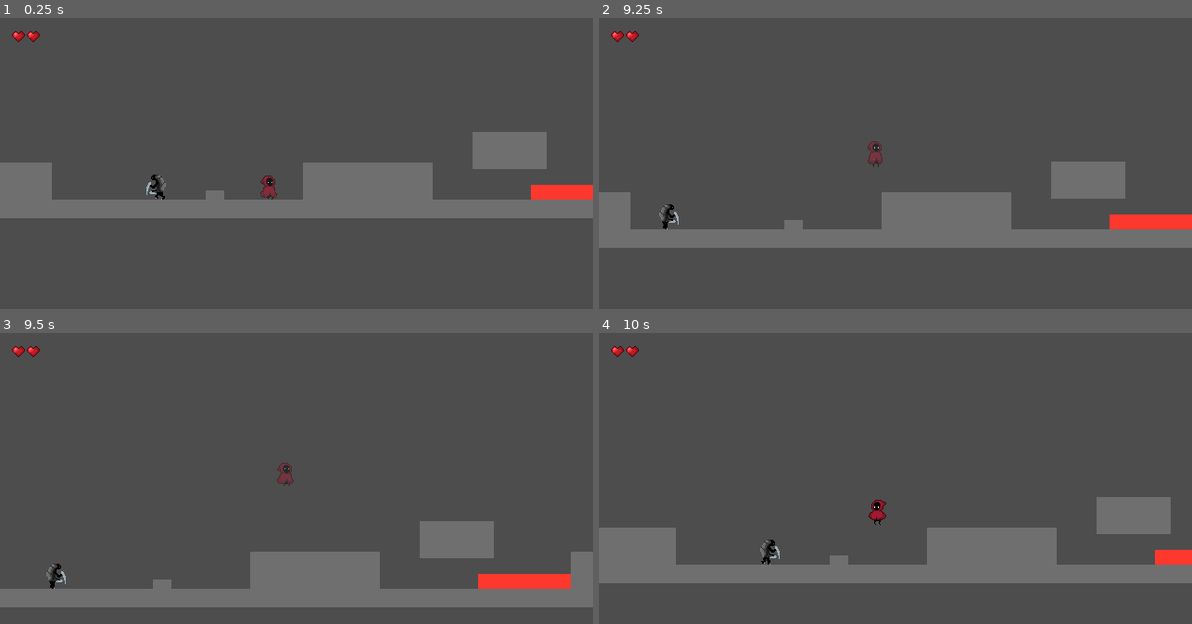
Above: before the commit, frames 1-4 (two rows, left to right).
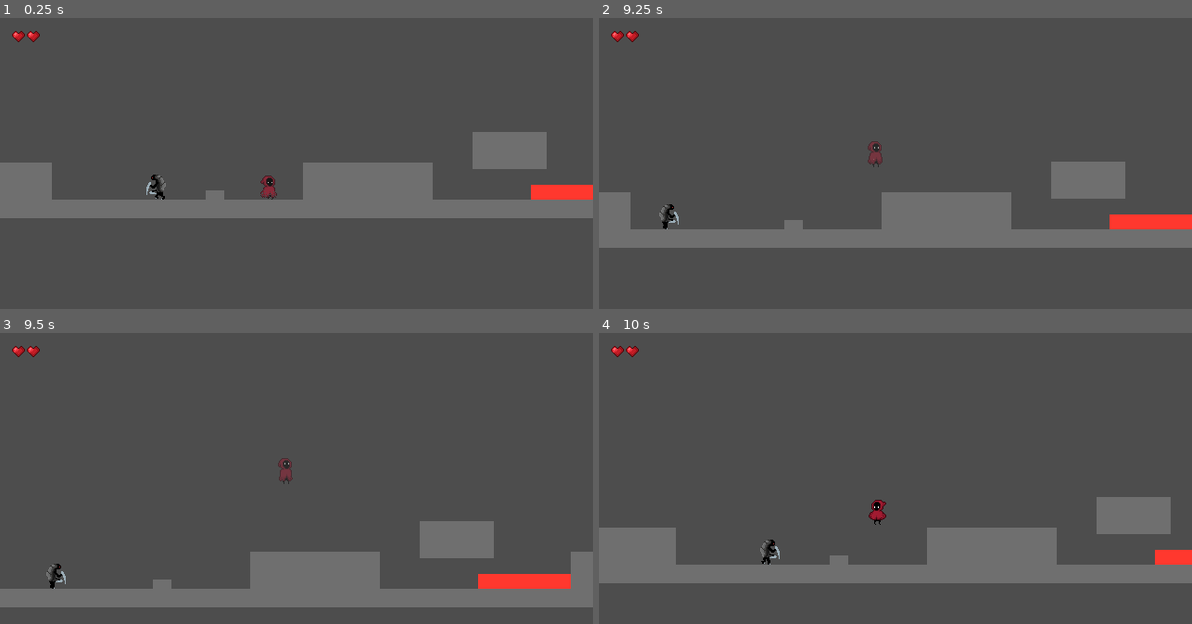
Above: after the commit, the same moments.

Repository: urboifox/platformer
Game: Godot game, scene res://scenes/game.tscn
Same seed, same stepped clock (60 frames per second), same inputs: the game is played once before the commit and once after it.
Inputs:
- Up to frame 1 (0.25 s): no input
- Up to frame 2 (9.25 s): hold Right (right) 0.53-2.03 s; tap Q (attack) at 0.6, 2.3, 2.85, 4.35, 6.6, 8.1, 9.05 s; tap Space (jump) at 0.77, 1.07, 1.52, 1.55, 1.82, 2.1, 3.02, 3.32, 3.77, 3.8, 4.07, 4.52, 4.82, 5.85, 6.02, 6.32, 6.77, 7.07, 7.52, 7.82, 8.3, 9.02 s; tap E (dash) at 0.8, 1.35, 3.05, 3.6, 5.1, 7.35, 8.85 s; hold Left (left) 2.03-2.78 s; hold Right (right) 2.78-4.28 s; hold Left (left) 4.28-5.03 s; hold Right (right) 5.03-5.78 s; hold Left (left) 5.78-7.28 s; hold Right (right) from 7.28 s (still down)
- Up to frame 3 (9.5 s): keep holding Right (right); tap Space (jump) at 9.32 s
- Up to frame 4 (10 s): release Right (right) at 9.53 s; hold Left (left) from 9.53 s (still down); tap Space (jump) at 9.6, 9.77 s; tap E (dash) at 9.8 s

Frames 1-2 are identical in both runs. In frame 3, 0.1% of the frame differs, in the area x 46-50%, y 42-53%; in frame 4, nothing differs.

Commit message:
feat: add up and down attacks and pogo jump

Diff:
--- a/project.godot
+++ b/project.godot
@@ -51,7 +51,6 @@
 jump={
 "deadzone": 0.2,
 "events": [Object(InputEventKey,"resource_local_to_scene":false,"resource_name":"","device":-1,"window_id":0,"alt_press …(191 unchanged characters)…
-, Object(InputEventKey,"resource_local_to_scene":false,"resource_name":"","device":-1,"window_id":0,"alt_pressed":false,"shift_pressed":false,"ctrl_pressed":false,"meta_pressed":false,"pressed":false,"keycode":0,"physical_keycode":87,"key_label":0,"unicode":119,"location":0,"echo":false,"script":null)
 ]
 }
 dash={
@@ -64,6 +63,18 @@
 "deadzone": 0.2,
 "events": [Object(InputEventKey,"resource_local_to_scene":false,"resource_name":"","device":-1,"window_id":0,"alt_press …(192 unchanged characters)…
 , Object(InputEventMouseButton,"resource_local_to_scene":false,"resource_name":"","device":-1,"window_id":0,"alt_presse …(244 unchanged characters)…
+]
+}
+up={
+"deadzone": 0.2,
+"events": [Object(InputEventKey,"resource_local_to_scene":false,"resource_name":"","device":-1,"window_id":0,"alt_pressed":false,"shift_pressed":false,"ctrl_pressed":false,"meta_pressed":false,"pressed":false,"keycode":0,"physical_keycode":4194320,"key_label":0,"unicode":0,"location":0,"echo":false,"script":null)
+, Object(InputEventKey,"resource_local_to_scene":false,"resource_name":"","device":-1,"window_id":0,"alt_pressed":false,"shift_pressed":false,"ctrl_pressed":false,"meta_pressed":false,"pressed":false,"keycode":0,"physical_keycode":87,"key_label":0,"unicode":119,"location":0,"echo":false,"script":null)
+]
+}
+down={
+"deadzone": 0.2,
+"events": [Object(InputEventKey,"resource_local_to_scene":false,"resource_name":"","device":-1,"window_id":0,"alt_pressed":false,"shift_pressed":false,"ctrl_pressed":false,"meta_pressed":false,"pressed":false,"keycode":0,"physical_keycode":4194322,"key_label":0,"unicode":0,"location":0,"echo":false,"script":null)
+, Object(InputEventKey,"resource_local_to_scene":false,"resource_name":"","device":-1,"window_id":0,"alt_pressed":false,"shift_pressed":false,"ctrl_pressed":false,"meta_pressed":false,"pressed":false,"keycode":0,"physical_keycode":83,"key_label":0,"unicode":115,"location":0,"echo":false,"script":null)
 ]
 }
 
--- a/scenes/hitbox/hitbox.gd
+++ b/scenes/hitbox/hitbox.gd
@@ -8,3 +8,5 @@
 		area.owner.take_damage(damage, global_position)
 		if owner.has_method("juice"):
 			owner.juice(0.06, 4.0)
+		if owner.has_method("on_attack_hit"):
+			owner.on_attack_hit()
--- a/scenes/player/player.gd
+++ b/scenes/player/player.gd
@@ -22,6 +22,7 @@
 var air_dashes: int
 var air_jumps: int
 var attack_cooldown: float = 0.0
+var pogo_ready: bool = false
 
 signal finished_level()
 signal health_changed(value: float)
@@ -58,6 +59,12 @@
 		sprite.scale.x = -1 if direction < 0.0 else 1
 
 
+func aim_attack(slash_position: Vector2, slash_rotation: float, hitbox_position: Vector2) -> void:
+	attack_sprite.position = slash_position
+	attack_sprite.rotation = slash_rotation * signf(sprite.scale.x)
+	hitbox_shape.position = hitbox_position
+
+
 func move_x(speed: float, delta: float) -> void:
 	var direction := Input.get_axis("left", "right")
 	face(direction)
@@ -92,6 +99,19 @@
 	Engine.time_scale = 0.0
 	await get_tree().create_timer(duration, true, false, true).timeout
 	Engine.time_scale = 1.0
+
+
+func on_attack_hit() -> void:
+	if pogo_ready:
+		pogo()
+
+
+func pogo() -> void:
+	pogo_ready = false
+	velocity.y = stats.pogo_force
+	air_jumps = stats.air_jumps
+	air_dashes = stats.air_dashes
+	state_machine.call_deferred("transition", "Fall")
 
 
 func take_damage(damage: float, source_position: Vector2) -> void:
--- a/scenes/player/player.tscn
+++ b/scenes/player/player.tscn
@@ -18,6 +18,8 @@
 [ext_resource type="Script" uid="uid://cyxrv0rstfvg" path="res://scenes/player/states/player_state_dash.gd" id="15_fcs02"]
 [ext_resource type="Script" uid="uid://b03qwqrqhpvl8" path="res://scenes/player/states/player_state_attack.gd" id="16_myrg7"]
 [ext_resource type="Script" uid="uid://cbe2lt0n0tlrn" path="res://scenes/player/states/player_state_land.gd" id="18_uf5tr"]
+[ext_resource type="Script" uid="uid://dvmex81yefhfh" path="res://scenes/player/states/player_state_attack_up.gd" id="19_akup1"]
+[ext_resource type="Script" uid="uid://b2sikobuffant" path="res://scenes/player/states/player_state_attack_down.gd" id="20_akdn1"]
 
 [sub_resource type="AtlasTexture" id="AtlasTexture_7obkq"]
 atlas = ExtResource("1_8afob")
@@ -660,3 +662,9 @@
 
 [node name="Land" type="Node" parent="StateMachine" unique_id=660044531]
 script = ExtResource("18_uf5tr")
+
+[node name="AttackUp" type="Node" parent="StateMachine" unique_id=660044532]
+script = ExtResource("19_akup1")
+
+[node name="AttackDown" type="Node" parent="StateMachine" unique_id=660044533]
+script = ExtResource("20_akdn1")
--- a/scenes/player/states/player_state.gd
+++ b/scenes/player/states/player_state.gd
@@ -45,3 +45,19 @@
 	if wall_side == player.last_wall_side:
 		return false
 	return true
+
+
+func try_attack() -> bool:
+	if player.attack_cooldown > 0.0:
+		return false
+	if not Input.is_action_just_pressed("attack"):
+		return false
+
+	var vertical := Input.get_axis("up", "down")
+	if vertical < 0.0:
+		state_machine.transition("AttackUp")
+	elif vertical > 0.0 and not player.is_on_floor():
+		state_machine.transition("AttackDown")
+	else:
+		state_machine.transition("Attack")
+	return true
--- a/scenes/player/states/player_state_attack.gd
+++ b/scenes/player/states/player_state_attack.gd
@@ -1,11 +1,19 @@
 extends PlayerState
+
+var anim := "attack"
+var slash_position := Vector2(12, 0)
+var slash_rotation := 0.0
+var hitbox_position := Vector2(19, 2.5)
+var pogo := false
 
 
 func enter() -> void:
 	player.attack_cooldown = player.stats.attack_cooldown
+	player.pogo_ready = pogo
 	Audio.play("attack", 1.0, 3.75)
+	player.aim_attack(slash_position, slash_rotation, hitbox_position)
 	player.attack_sprite.visible = true
-	player.sprite.play("attack", 4.0)
+	player.sprite.play(anim, 4.0)
 	player.attack_sprite.play("attack", 2.0)
 	player.hitbox_shape.disabled = false
 	await player.sprite.animation_finished
@@ -23,5 +31,6 @@
 
 
 func exit() -> void:
+	player.pogo_ready = false
 	player.hitbox_shape.disabled = true
 	player.attack_sprite.visible = false
--- /dev/null
+++ b/scenes/player/states/player_state_attack_down.gd
@@ -0,0 +1,9 @@
+extends "res://scenes/player/states/player_state_attack.gd"
+
+
+func _init() -> void:
+	anim = "attack_down"
+	slash_position = Vector2(0, 16)
+	slash_rotation = PI / 2
+	hitbox_position = Vector2(0, 24)
+	pogo = true
--- /dev/null
+++ b/scenes/player/states/player_state_attack_up.gd
@@ -0,0 +1,8 @@
+extends "res://scenes/player/states/player_state_attack.gd"
+
+
+func _init() -> void:
+	anim = "attack_up"
+	slash_position = Vector2(0, -16)
+	slash_rotation = -PI / 2
+	hitbox_position = Vector2(0, -16)
--- a/scenes/player/states/player_state_dash.gd
+++ b/scenes/player/states/player_state_dash.gd
@@ -22,7 +22,7 @@
 			return state_machine.transition(player.ground_state())
 		return state_machine.transition("Fall")
 
-	if Input.is_action_just_pressed("attack") and player.attack_cooldown <= 0.0:
-		return state_machine.transition("Attack")
+	if try_attack():
+		return
 
 	player.dash_x(player.stats.dash_speed, delta)
--- a/scenes/player/states/player_state_fall.gd
+++ b/scenes/player/states/player_state_fall.gd
@@ -4,7 +4,13 @@
 
 
 func enter() -> void:
-	player.sprite.play("fall")
+	_update_air_anim()
+
+
+func _update_air_anim() -> void:
+	var anim := "jump" if player.velocity.y < 0.0 else "fall"
+	if player.sprite.animation != anim:
+		player.sprite.play(anim)
 
 
 func exit() -> void:
@@ -25,6 +31,8 @@
 			return state_machine.transition("Land")
 		return state_machine.transition(player.land_state())
 
+	_update_air_anim()
+
 	if player.velocity.y > 400.0:
 		Audio.play_loop("falling")
 
@@ -37,7 +45,7 @@
 	if try_air_jump():
 		return state_machine.transition("Jump")
 
-	if Input.is_action_just_pressed("attack") and player.attack_cooldown <= 0.0:
-		return state_machine.transition("Attack")
+	if try_attack():
+		return
 
 	player.move_x(player.stats.speed, delta)
--- a/scenes/player/states/player_state_idle.gd
+++ b/scenes/player/states/player_state_idle.gd
@@ -13,7 +13,7 @@
 	if direction != 0.0:
 		return state_machine.transition("Run")
 
-	if Input.is_action_just_pressed("attack") and player.attack_cooldown <= 0.0:
-		return state_machine.transition("Attack")
+	if try_attack():
+		return
 
 	player.velocity.x = move_toward(player.velocity.x, 0.0, player.stats.friction * delta)
--- a/scenes/player/states/player_state_jump.gd
+++ b/scenes/player/states/player_state_jump.gd
@@ -22,8 +22,8 @@
 	if Input.is_action_just_released("jump") and player.velocity.y < 0.0:
 		player.velocity.y *= player.stats.jump_cut
 
-	if Input.is_action_just_pressed("attack") and player.attack_cooldown <= 0.0:
-		return state_machine.transition("Attack")
+	if try_attack():
+		return
 
 	if try_wall_slide():
 		return state_machine.transition("WallSlide")
--- a/scenes/player/states/player_state_run.gd
+++ b/scenes/player/states/player_state_run.gd
@@ -16,8 +16,8 @@
 	if direction == 0.0:
 		return state_machine.transition("Idle")
 
-	if Input.is_action_just_pressed("attack") and player.attack_cooldown <= 0.0:
-		return state_machine.transition("Attack")
+	if try_attack():
+		return
 
 	player.move_x(player.stats.speed, delta)
 	player.request_footsteps(2.0)
--- a/scripts/movement_stats.gd
+++ b/scripts/movement_stats.gd
@@ -6,6 +6,7 @@
 @export var speed: float = 180.0
 @export var dash_speed: float = 500.0
 @export var jump_velocity: float = -450.0
+@export var pogo_force: float = -400.0
 @export var gravity: float = 1400.0
 @export var fall_threshold: float = 250.0
 @export var fall_multiplier: float = 1.2
Not shown, added: scenes/player/states/player_state_attack_down.gd.uid
Not shown, added: scenes/player/states/player_state_attack_up.gd.uid
